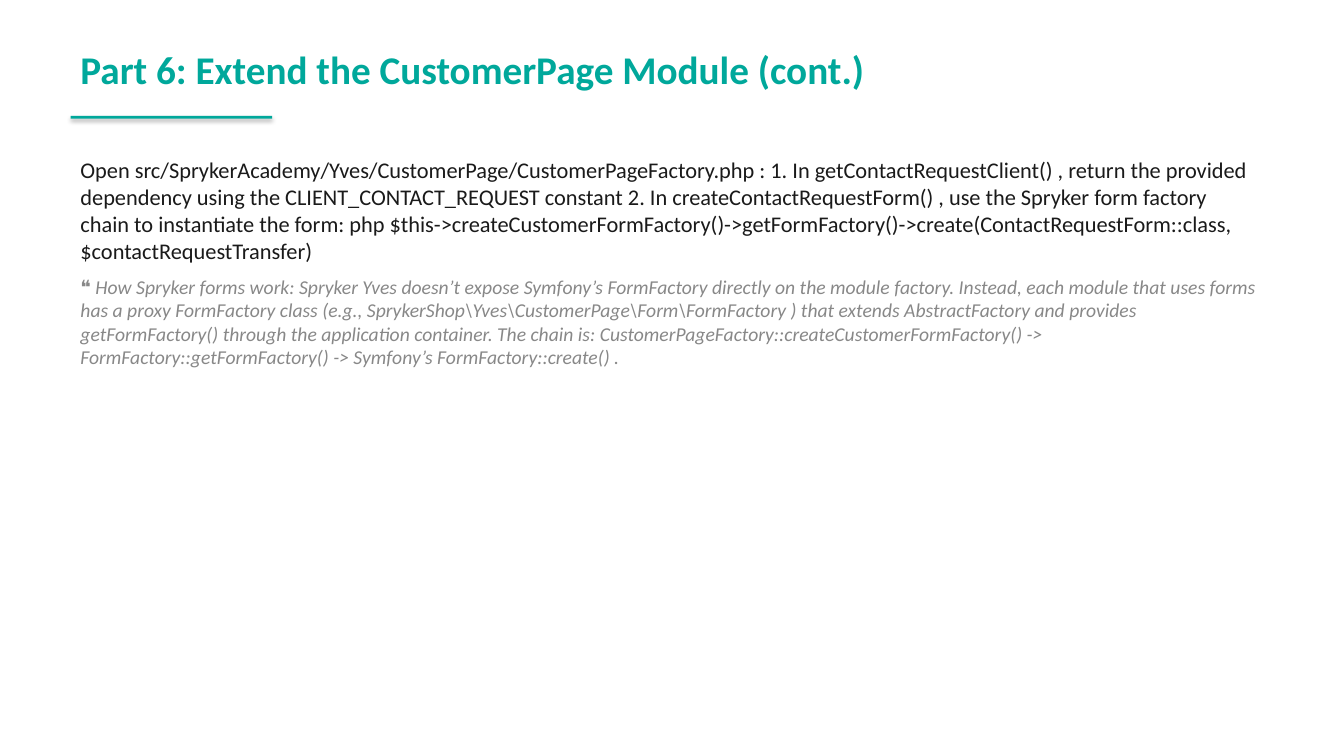
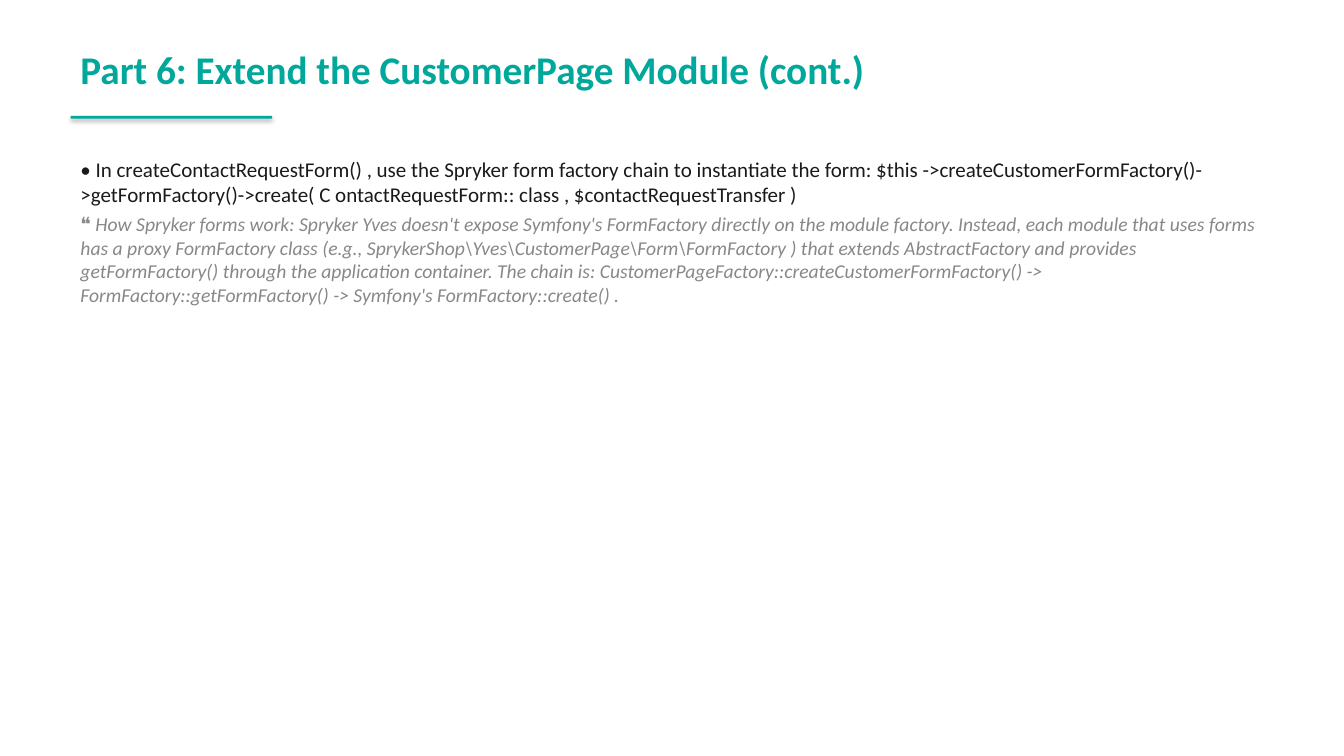
Before and after one commit to spryker-academy/instructor-exercises, a slide deck: slide 178 of guides-pptx/spryker-academy-fundamental.pptx (slide 157 before the commit). Drawn at 1344x756 pixels with LibreOffice and Linux fonts; fonts in the diff are those of the drawing. Boxes give left, top, right and bottom in pixels: in the first picture for what was removed or moved away, otherwise in the second. Text is boxed around its words. In the diff, an @@ line names an element or a change of style, - is before the commit and + after.

```diff
--- a/guides-pptx/spryker-academy-fundamental.pptx
+++ b/guides-pptx/spryker-academy-fundamental.pptx
@@ text at (80,162,1255,306): text changed @@
-Open src/SprykerAcademy/Yves/CustomerPage/CustomerPageFactory.php : 1. In getContactRequestClient() , return the provided dependency using the CLIENT_CONTACT_REQUEST constant 2. In createContactRequestForm() , use the Spryker form factory chain to instantiate the form: php $this->createCustomerFormFactory()->getFormFactory()->create(ContactRequestForm::class, $contactRequestTransfer)
-❝ How Spryker forms work: Spryker Yves doesn’t expose Symfony’s FormFactory directly on the module factory. Instead, each module that uses forms has a proxy FormFactory class (e.g., SprykerShop\Yves\CustomerPage\Form\FormFactory ) that extends AbstractFactory and provides getFormFactory() through the application container. The chain is: CustomerPageFactory::createCustomerFormFactory() -> FormFactory::getFormFactory() -> Symfony’s FormFactory::create() .
+• In createContactRequestForm() , use the Spryker form factory chain to instantiate the form: $this ->createCustomerFormFactory()->getFormFactory()->create( C ontactRequestForm:: class , $contactRequestTransfer )
+❝ How Spryker forms work: Spryker Yves doesn't expose Symfony's FormFactory directly on the module factory. Instead, each module that uses forms has a proxy FormFactory class (e.g., SprykerShop\Yves\CustomerPage\Form\FormFactory ) that extends AbstractFactory and provides getFormFactory() through the application container. The chain is: CustomerPageFactory::createCustomerFormFactory() -> FormFactory::getFormFactory() -> Symfony's FormFactory::create() .
```
Also in this commit, not shown: 23 other slides changed, 22 slides added, 11 other files.
